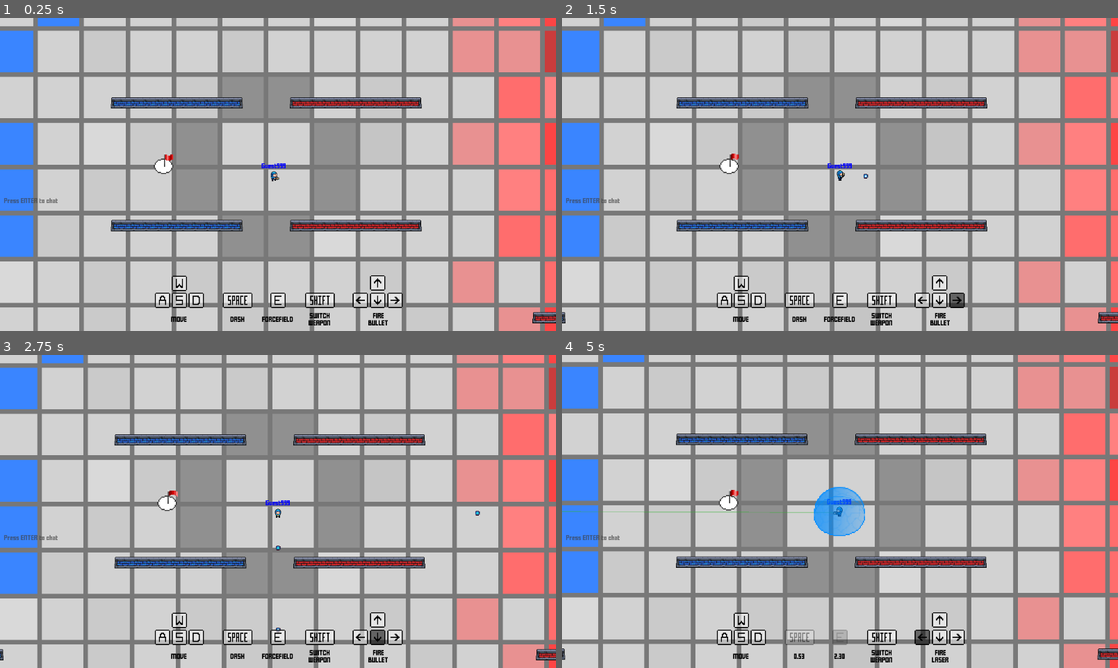
Above: before the commit, frames 1-4 (two rows, left to right).
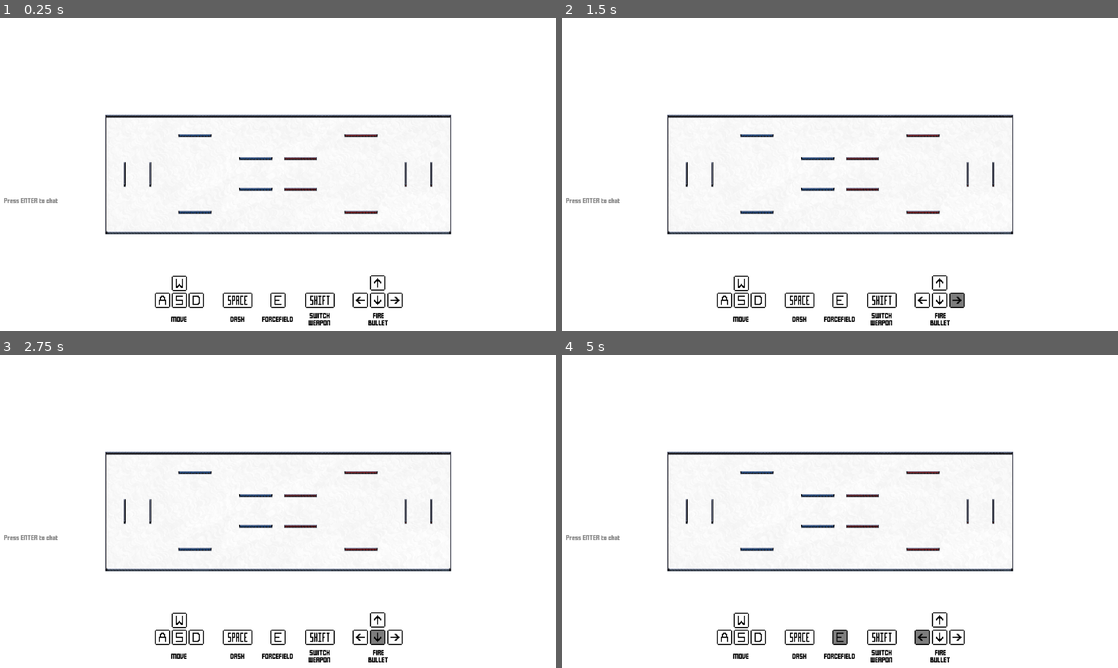
Above: after the commit, the same moments.

Repository: MarshallJDem/SuperCTF
Game: Godot game, scene res://GameContent/Main.tscn
The game is run twice, just before and just after one commit, with the same random seed, the same clock (stepped at 60 frames per second) and the same inputs. This scene is started directly instead of the project's main scene. Sound files missing from this copy of the repository are replaced by a short silence.
Inputs (mouse positions are in pixels of both pictures, inside the frame that each line leads up to):
- Up to frame 1 (0.25 s): no input
- Up to frame 2 (1.5 s): click (639, 202) at 0.52 s; type "12" at 0.6 s; tap Enter at 1.25, 1.35 s; move the mouse to (962, 158) at 1.27 s; hold Right from 1.28 s (still down); click (962, 158) at 1.42 s
- Up to frame 3 (2.75 s): tap Space at 1.52, 2.27 s; move the mouse to (166, 527) at 2.02 s; release Right at 2.03 s; hold Down from 2.03 s (still down); tap T at 2.1 s
- Up to frame 4 (5 s): move the mouse to (895, 442) at 2.77 s; release Down at 2.78 s; hold Right 2.78-3.53 s; tap Ctrl at 2.85 s; tap Space at 3.5, 3.77, 4.52 s; move the mouse to (812, 574) at 3.52 s; hold Up 3.53-4.28 s; tap Shift at 3.6 s; click (812, 574) at 3.67 s; move the mouse to (1006, 558) at 4.27 s; hold Left from 4.28 s (still down); hold E from 4.28 s (still down)

The runs differ from the first frame. In frame 1, 99% of the frame differs, in the area x 0-100%, y 0-100%; in frame 2, 99%; in frame 3, 99%; in frame 4, 99%.
Error before the commit: Invalid operands 'String' and 'Nil' in operator '+'. (res://Globals.gd:99)
Error after the commit: Invalid operands 'String' and 'Nil' in operator '+'. (res://Globals.gd:100)

Commit message:
Fixed the game server backend bug

Diff:
--- a/GameContent/Forcefield.tscn
+++ b/GameContent/Forcefield.tscn
@@ -9,6 +9,7 @@
 height = 24.3483
 
 [node name="Forcefield" type="Node2D" groups=[
+"Forcefields",
 "Walls",
 ]]
 script = ExtResource( 1 )
--- a/GameContent/Main.tscn
+++ b/GameContent/Main.tscn
@@ -393,7 +393,7 @@
 }
 
 [node name="Sprite" type="Sprite" parent="Environment/Node2D"]
-scale = Vector2( -0.901302, -0.901302 )
+scale = Vector2( -0.995535, -0.995535 )
 texture = ExtResource( 26 )
 
 [node name="CPUParticles2D2" type="CPUParticles2D" parent="Environment"]
--- a/GameContent/NetworkController.gd
+++ b/GameContent/NetworkController.gd
@@ -37,6 +37,7 @@
 	_err = $Round_Start_Timer.connect("timeout", self, "_round_start_timer_ended");
 	_err = $Match_Start_Timer.connect("timeout", self, "_match_start_timer_ended");
 	_err = $Timing_Sync_Timer.connect("timeout", self, "_timing_sync_timer_ended");
+	_err = $Cancel_Match_Timer.connect("timeout", self, "_cancel_match_timer_ended");
 	_err = $Gameserver_Status_Timer.connect("timeout", self, "_gameserver_status_timer_ended");
 	_err = $HTTPRequest_GameServerCheckUser.connect("request_completed", self, "_HTTP_GameServerCheckUser_Completed");
 	_err = $HTTPRequest_GameServerPollStatus.connect("request_completed", self, "_HTTP_GameServerPollStatus_Completed");
@@ -58,7 +59,7 @@
 		client.poll();
 	if $Round_Start_Timer.time_left != 0:
 		get_tree().get_root().get_node("MainScene/UI_Layer/Countdown_Label").text = str(int($Round_Start_Timer.time_left) + 1);
-	if !isSkirmish and pollServerStatus && $HTTPRequest_GameServerPollStatus.get_http_client_status() == 0:
+	if !isSkirmish and pollServerStatus and $HTTPRequest_GameServerPollStatus.get_http_client_status() == 0:
 		$HTTPRequest_GameServerPollStatus.request(Globals.mainServerIP + "pollGameServerStatus", ["authorization: Bearer " + (Globals.serverPrivateToken)], false);
 
 
@@ -115,6 +116,7 @@
 			pass;
 
 func _HTTP_GameServerPollStatus_Completed(result, response_code, headers, body):
+	pass;
 	if get_tree().is_network_server():
 		if(response_code == 200):
 			var json = JSON.parse(body.get_string_from_utf8());
@@ -122,7 +124,7 @@
 			Globals.matchID = matchID;
 			if matchID:
 				pollServerStatus = false;
-				print("Getting Match Data for MatchID = " + str(matchID));
+				print("Getting Msatch Data for MatchID = " + str(matchID));
 				updateGameServerStatus(2);
 				$HTTPRequest_GetMatchData.request(Globals.mainServerIP + "getMatchData?matchID=" + str(matchID), ["authorization: Bearer " + (Globals.serverPrivateToken)], false);
 		else:
@@ -151,6 +153,16 @@
 func _gameserver_status_timer_ended():
 	updateGameServerStatus();
 
+func _cancel_match_timer_ended():
+	# Don't cancel the match if this is a skirmish
+	if isSkirmish:
+		return;
+	# If at this time there are zero connections, cancel the match
+	if get_tree().get_network_connected_peers().size() == 0:
+		leave_match();
+		get_tree().set_network_peer(null);
+		start_server();
+
 func updateGameServerStatus(status = null):
 	if status != null:
 		Globals.gameserverStatus = status;
@@ -183,6 +195,7 @@
 		scores = [0, 0];
 		rpc("set_scores", scores);
 		$Match_Start_Timer.start();
+		$Cancel_Match_Timer.start();
 func _match_start_timer_ended():
 	# Tell everybody to load a new round
 	rpc("load_new_round");
@@ -403,20 +416,19 @@
 func reset_game_objects():
 	# Remove any old player nodes
 	for player in get_tree().get_root().get_node("MainScene/Players").get_children():
-		get_tree().get_root().get_node("MainScene/Players").remove_child(player);
 		player.queue_free();
 	# Remove any old flags
 	for flag in get_tree().get_nodes_in_group("Flags"):
-		flag.get_parent().remove_child(flag);
 		flag.queue_free();
 	# Remove any old flag homes
 	for flag_home in get_tree().get_nodes_in_group("Flag_Homes"):
-		flag_home.get_parent().remove_child(flag_home);
 		flag_home.queue_free();
 	# Remove any old projectiles
 	for projectile in get_tree().get_nodes_in_group("Projectiles"):
-		projectile.get_parent().remove_child(projectile);
 		projectile.queue_free();
+	# Remove any old forcefields
+	for forcefield in get_tree().get_nodes_in_group("Forcefields"):
+		forcefield.queue_free();
 
 # Loads up a new round but does not start it yet
 # WARNING - you will likely need to make these edits in "load_mid_round" too
@@ -438,11 +450,9 @@
 	if get_tree().is_network_server():
 		# Spawn players
 		for player in players:
-			var spawn_pos = Vector2(0,0);
+			var spawn_pos = Vector2(1300,0);
 			if players[player]["team_id"] == 0:
 				spawn_pos = Vector2(-1300, 0);
-			elif players[player]["team_id"] == 1:
-				spawn_pos = Vector2(1300, 0);
 			rpc("rpc_spawn_player", player, spawn_pos);
 		# Spawn flags
 		rpc("rpc_spawn_flag", 0, Vector2(-1100, 0), 0);
--- a/GameContent/NetworkController.tscn
+++ b/GameContent/NetworkController.tscn
@@ -24,3 +24,7 @@
 
 [node name="Timing_Sync_Timer" type="Timer" parent="."]
 wait_time = 3.0
+
+[node name="Cancel_Match_Timer" type="Timer" parent="."]
+wait_time = 12.0
+one_shot = true
--- a/Globals.gd
+++ b/Globals.gd
@@ -1,19 +1,19 @@
 extends Node
 
 # Whether to run in testing mode (for development uses)
-var testing = true;
+var testing = false;
 
 #Game Servers (Both clients and servers use these vars, but in different ways. overlapping would not work)
 var serverIP = "";
 var serverPublicToken;
-var skirmishIP = "localhost:42402";
+var skirmishIP = "superctf.com:42402";
 var port = 42402;
 var serverPrivateToken = "privatetoken" + str(port);
 var isServer = false;
 var allowedPlayers = [];
 var matchID;
 var allowCommands = true;
-var useSecure = false;
+var useSecure = true;
 var gameserverStatus = 0;
 
 # Client data
@@ -63,7 +63,8 @@
 	HTTPRequest_GetMatchData.connect("request_completed", self, "_HTTP_GetMatchData_Completed")
 
 func _process(delta):
-	attempt_poll_player_status();
+	if !isServer:
+		attempt_poll_player_status();
 
 
 # Polls the player's status
Binary file changed: Assets/Environment/background.png
Binary file removed: Assets/Environment/background_old.png
Not shown, changed: export_presets.cfg
Not shown, changed: Linux_Export/ctf.pck
Not shown, added: Linux_Export/ctf_skirmish.pck
Not shown, added: Linux_Export/ctf_skirmish.x86_64
